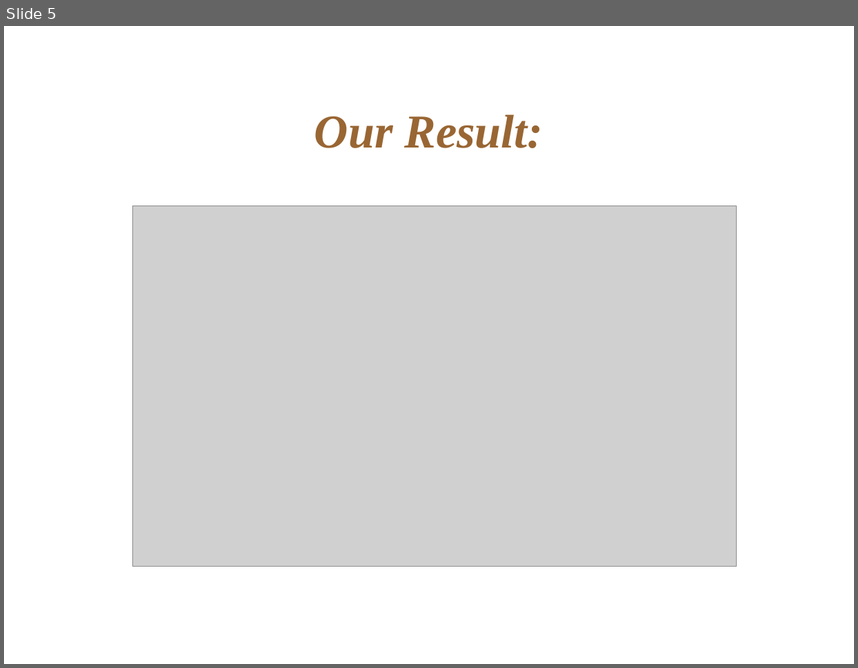
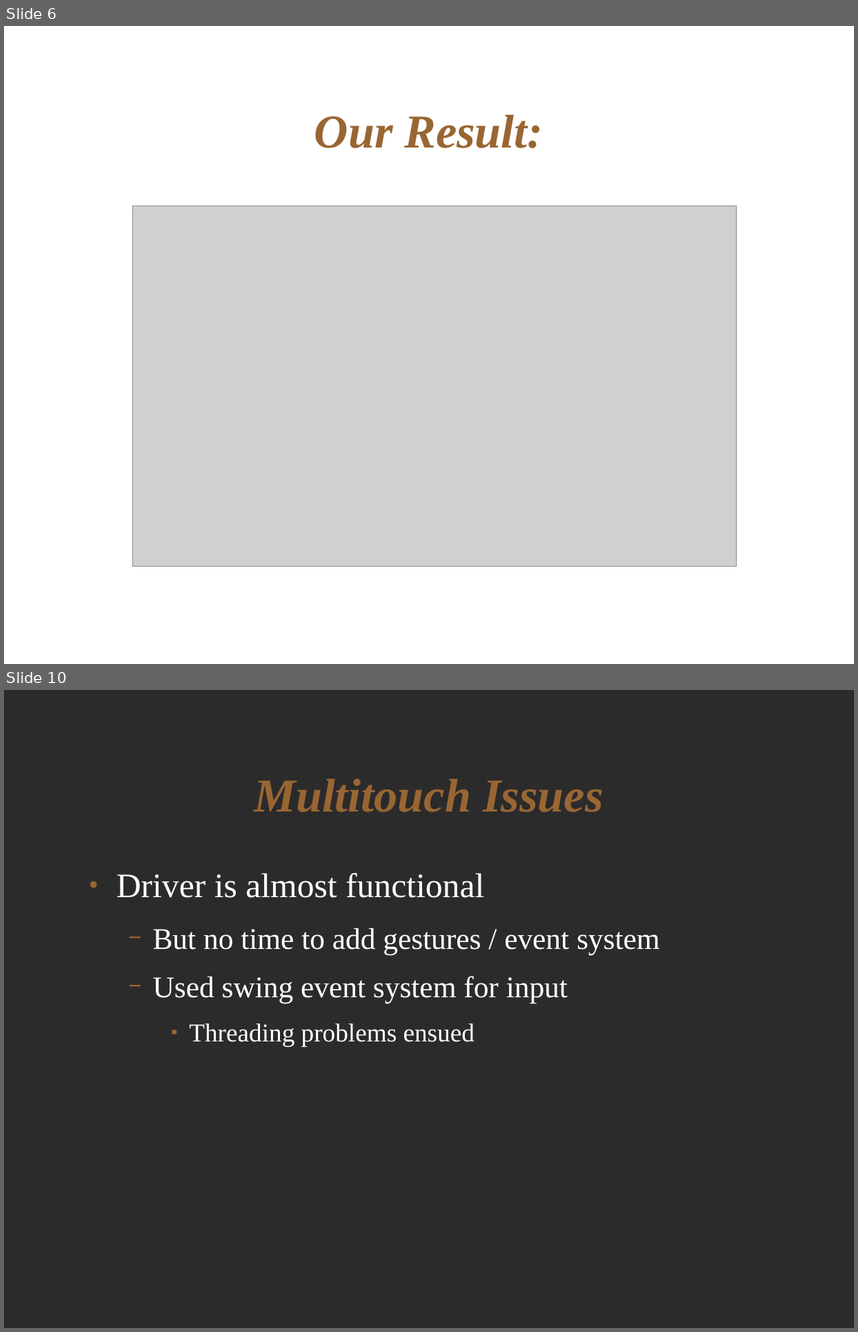
Before and after one commit to cassandracomar/VAFusion2, a slide deck: doc/final_slides.odp. Shown one above the other, each under a label of ours: slide 5 before the commit, slides 6 and 10 after it; the slides between them are not shown. The pictures are 858x668 and 858x1332 pixels, drawn with LibreOffice and Linux fonts; fonts in the diff are those of the drawing; grey boxes stand for pictures; background and template pictures are left out; a plain dark background stands for a picture behind light text. Boxes give left, top, right and bottom in pixels: in the first picture for what was removed or moved away, otherwise in the second. Text is boxed around its words. In the diff, an @@ line names an element or a change of style, - is before the commit and + after.

```diff
--- a/doc/final_slides.odp
+++ b/doc/final_slides.odp
@@ slide 10 added at [4, 690, 854, 1328], background picture (left out) @@
@@ title added at [254, 778, 604, 812], 44 pt, text #996633, bold, italic @@
+Multitouch Issues
@@ text added at [116, 873, 660, 1046], 28 pt, text #FFFFFF @@
+● Driver is almost functional
+  − But no time to add gestures / event system
+  − Used swing event system for input
+    ● Threading problems ensued
@@ what was slide 5 is now slide 6 @@
```
Also in this commit, not shown: 9 other slides added.
